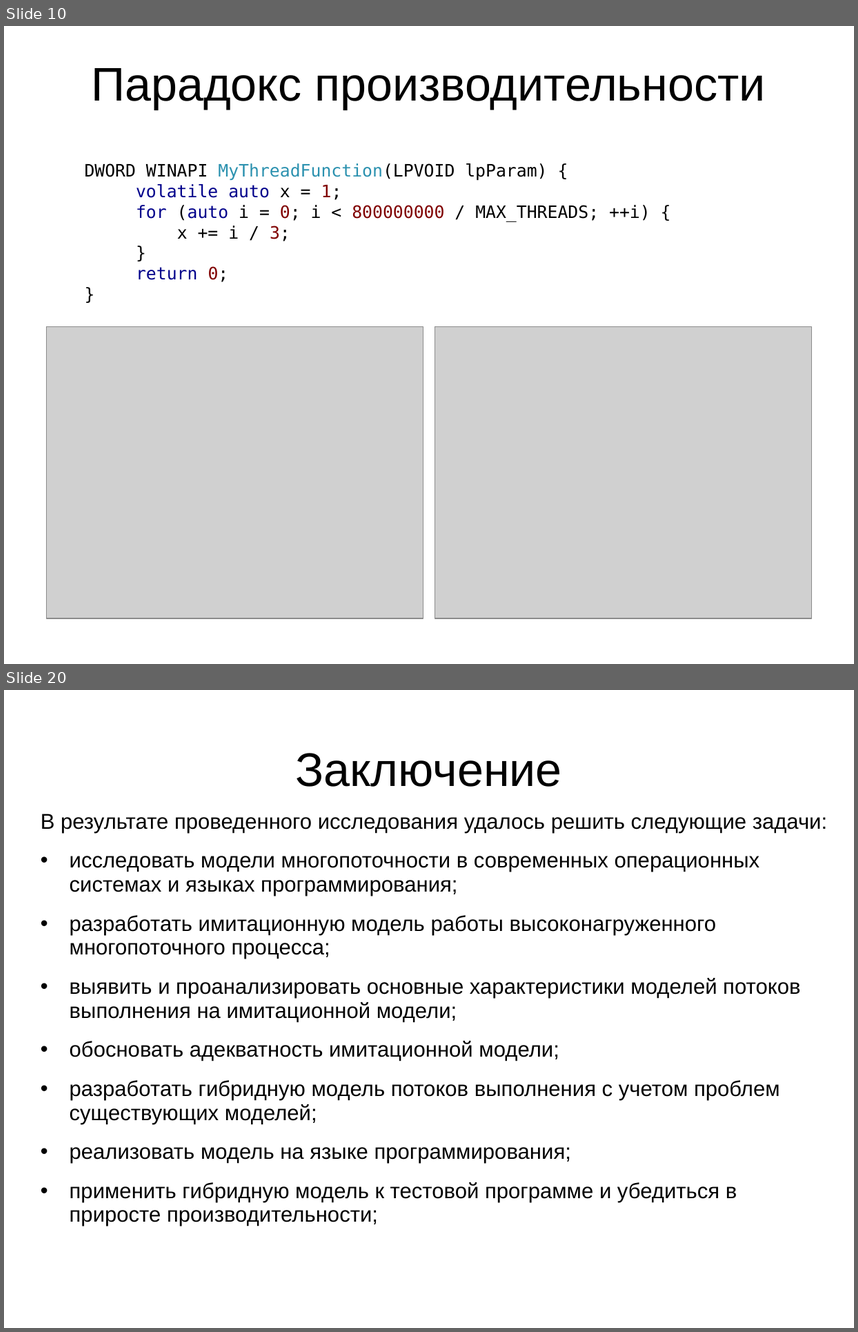
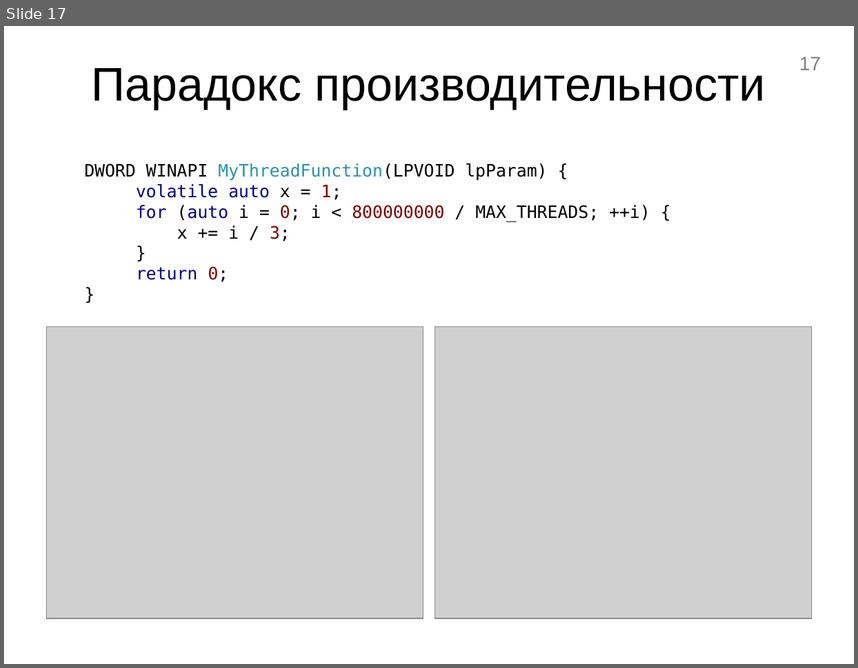
Before and after one commit to dizel3d/disser, a slide deck: Презентация.ppt. Shown one above the other, each under a label of ours: slides 10 and 20 before the commit, slide 17 after it; the slides between them are not shown. The pictures are 858x1332 and 858x668 pixels, drawn with LibreOffice and Linux fonts; fonts in the diff are those of the drawing; grey boxes stand for pictures. Boxes give left, top, right and bottom in pixels: in the first picture for what was removed or moved away, otherwise in the second. Text is boxed around its words. In the diff, an @@ line names an element or a change of style, - is before the commit and + after.

```diff
--- a/Презентация.ppt
+++ b/Презентация.ppt
@@ slide 20 removed at [4, 690, 854, 1328], background #FFFFFF @@
@@ title removed at [295, 753, 562, 787] @@
-Заключение
@@ text removed at [41, 814, 827, 1226] @@
-В результате проведенного исследования удалось решить следующие задачи:
-• исследовать модели многопоточности в современных операционных системах и языках программирования;
-• разработать имитационную модель работы высоконагруженного многопоточного процесса;
-• выявить и проанализировать основные характеристики моделей потоков выполнения на имитационной модели;
-• обосновать адекватность имитационной модели;
-• разработать гибридную модель потоков выполнения с учетом проблем существующих моделей;
-• реализовать модель на языке программирования;
-• применить гибридную модель к тестовой программе и убедиться в приросте производительности;
@@ what was slide 10 is now slide 17 @@
@@ slide 17 changed as well @@
@@ page number added at [800, 57, 821, 70], 18 pt, text #7F7F7F @@
+17
```
Also in this commit, not shown: 3 other slides changed, 13 slides added, 15 other slides removed, 1 other file.
